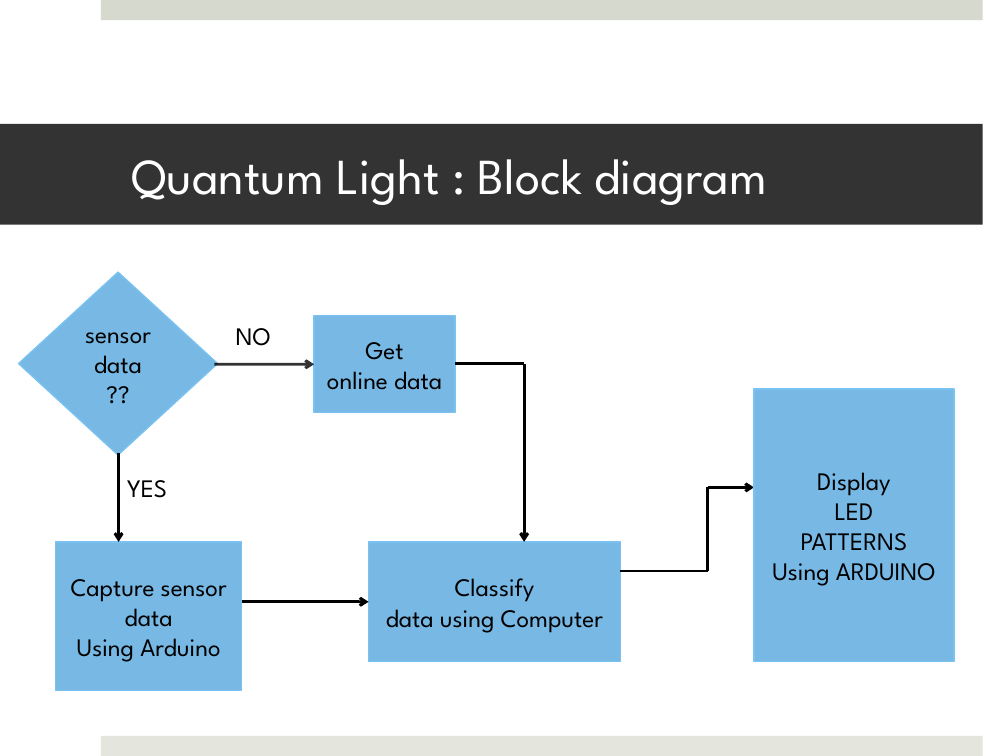
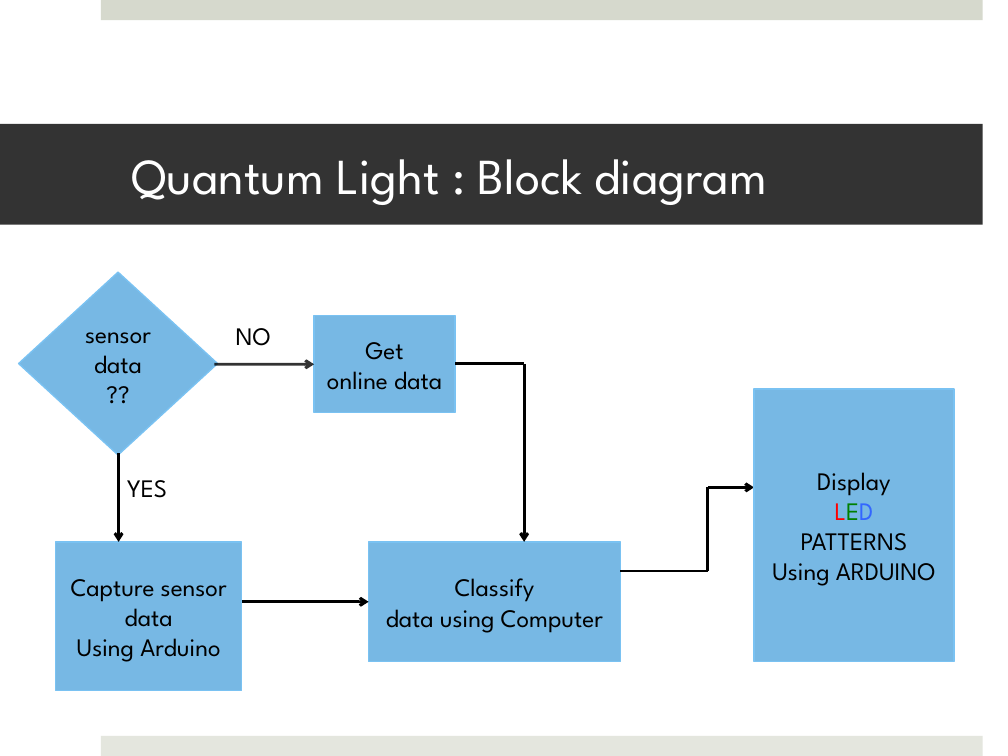
Before and after one commit to sasmita/QuantumLight, a slide deck: slide 3 of QL_Presentation1.pptx (slide 4 before the commit). Drawn at 1008x756 pixels with LibreOffice and Linux fonts; fonts in the diff are those of the drawing. Boxes give left, top, right and bottom in pixels: in the first picture for what was removed or moved away, otherwise in the second. Text is boxed around its words. In the diff, an @@ line names an element or a change of style, - is before the commit and + after.

```diff
--- a/QL_Presentation1.pptx
+++ b/QL_Presentation1.pptx
@@ text in rectangle at box(835, 494, 874, 520): text colour #000000 to #FF0000, text colour #000000 to #008000, text colour #000000 to #3366FF in "LED" @@
```
Also in this commit, not shown: 3 other slides changed, 4 slides added, 1 slide removed, 1 other file.
